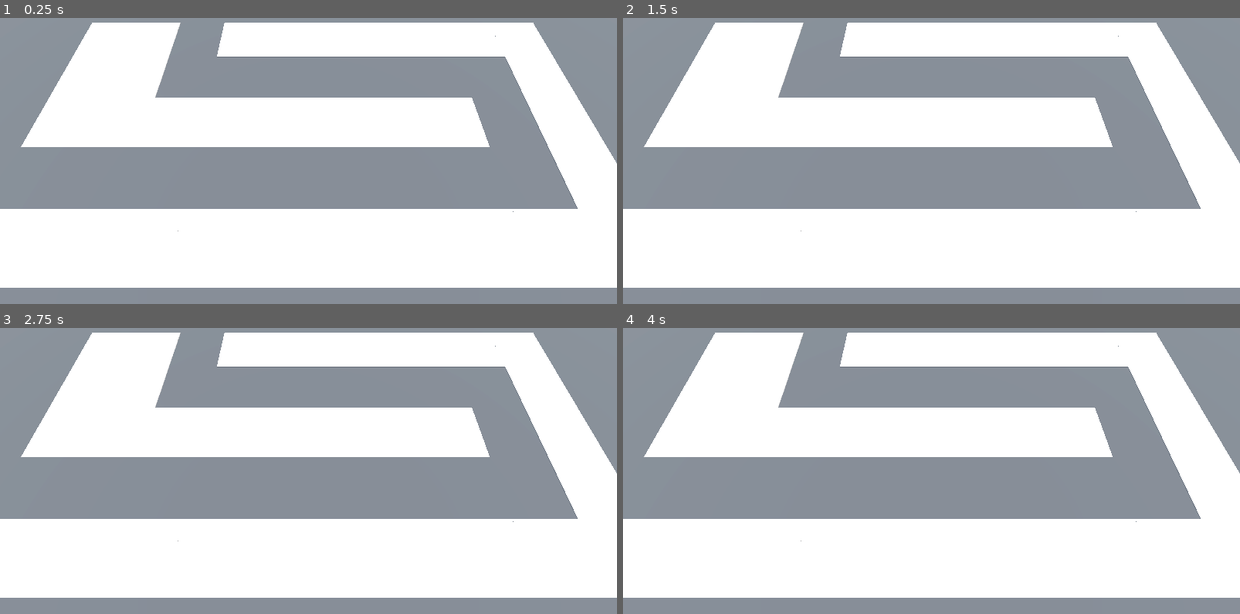
Above: before the commit, frames 1-4 (two rows, left to right).
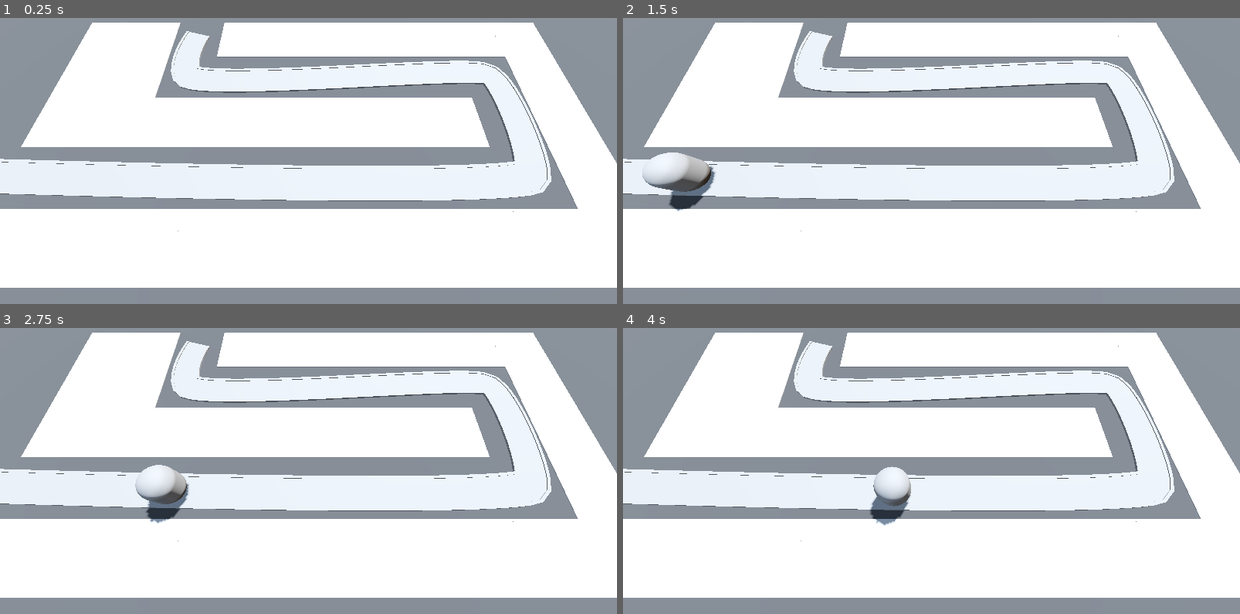
Above: after the commit, the same moments.

Repository: e-cornwell/Barbarian-Blaster
Game: Godot game, scene res://BaseLevel.tscn
Two runs of this game, one before a commit and one after it. Both use one fixed random seed, a clock stepped at 60 frames per second and the inputs below. Before the commit the project has no main scene; this scene is started directly in both runs.
Inputs:
- Up to frame 1 (0.25 s): no input
- Up to frame 2 (1.5 s): no input
- Up to frame 3 (2.75 s): no input
- Up to frame 4 (4 s): no input

The runs differ from the first frame. In frame 1, 17% of the frame differs, in the area x 0-90%, y 4-65%; in frame 2, 18%; in frame 3, 18%; in frame 4, 18%, in the area x 0-90%, y 4-70%.

Commit message:
Finished path and enemy movement

Diff:
--- a/BaseLevel.tscn
+++ b/BaseLevel.tscn
@@ -1,6 +1,7 @@
-[gd_scene load_steps=6 format=3 uid="uid://cqttcl1n2ccp"]
+[gd_scene load_steps=8 format=3 uid="uid://cqttcl1n2ccp"]
 
 [ext_resource type="MeshLibrary" uid="uid://cp163ejsu4moa" path="res://MeshLibraries/SpaceLibrary.tres" id="1_lvb7b"]
+[ext_resource type="PackedScene" uid="uid://bfkwa16q8smuc" path="res://Enemy/enemy.tscn" id="2_5x8ra"]
 
 [sub_resource type="ProceduralSkyMaterial" id="ProceduralSkyMaterial_dq0bh"]
 sky_horizon_color = Color(0.662243, 0.671743, 0.686743, 1)
@@ -17,6 +18,13 @@
 
 [sub_resource type="StandardMaterial3D" id="StandardMaterial3D_lvb7b"]
 albedo_color = Color(0.266667, 0.266667, 0.266667, 1)
+
+[sub_resource type="Curve3D" id="Curve3D_lvb7b"]
+_data = {
+"points": PackedVector3Array(0, 0, 0, 0, 0, 0, -22.5771, 0, 5.93078, -0.819839, 0, 1.20586, 0.819839, 0, -1.20586, 14.026, 0, 5.90784, 0.897244, 0, 0.979839, -0.897244, 0, -0.979839, 14.0268, 0, -2.14993, 0.95616, 0, 1.62426, -0.95616, 0, -1.62426, -10.0374, 0, -2.09921, 0, 0, 0, 0, 0, 0, -10.0364, 0, -6.57007),
+"tilts": PackedFloat32Array(0, 0, 0, 0, 0)
+}
+point_count = 5
 
 [node name="BaseLevel" type="Node3D"]
 
@@ -42,3 +50,52 @@
 data = {
 "cells": PackedInt32Array(65534, 65534, 1048576, 65535, 65534, 1048576, 0, 65534, 1048576, 65534, 2, 1310720, 65531, 65 …(498 unchanged characters)…
 }
+
+[node name="Path3D" type="Path3D" parent="."]
+curve = SubResource("Curve3D_lvb7b")
+
+[node name="Road" type="CSGPolygon3D" parent="Path3D"]
+polygon = PackedVector2Array(-1, 0, -1, 0.1, 1, 0.1, 1, 0)
+mode = 2
+path_node = NodePath("..")
+path_interval_type = 0
+path_interval = 0.5
+path_simplify_angle = 0.0
+path_rotation = 2
+path_rotation_accurate = false
+path_local = false
+path_continuous_u = true
+path_u_distance = 1.0
+path_joined = false
+
+[node name="LeftEdge" type="CSGPolygon3D" parent="Path3D"]
+polygon = PackedVector2Array(-1.1, 0, -1.1, 0.15, -0.9, 0.15, -0.9, 0)
+mode = 2
+path_node = NodePath("..")
+path_interval_type = 0
+path_interval = 0.5
+path_simplify_angle = 0.0
+path_rotation = 2
+path_rotation_accurate = false
+path_local = false
+path_continuous_u = true
+path_u_distance = 1.0
+path_joined = false
+
+[node name="RightEdge" type="CSGPolygon3D" parent="Path3D"]
+transform = Transform3D(1, 0, 0, 0, 1, 0, 0, 0, 1, -0.000360489, 0, -0.00358152)
+polygon = PackedVector2Array(0.9, 0, 0.9, 0.15, 1.1, 0.15, 1.1, 0)
+mode = 2
+path_node = NodePath("..")
+path_interval_type = 0
+path_interval = 0.5
+path_simplify_angle = 0.0
+path_rotation = 2
+path_rotation_accurate = false
+path_local = false
+path_continuous_u = true
+path_u_distance = 1.0
+path_joined = false
+
+[node name="Enemy" parent="Path3D" instance=ExtResource("2_5x8ra")]
+transform = Transform3D(0.000626499, 0, -0.999966, 0, 1, 0, 0.999966, 0, 0.000626499, -22.5771, 0, 5.93078)
--- /dev/null
+++ b/Enemy/enemy.gd
@@ -0,0 +1,7 @@
+extends PathFollow3D
+
+@export var speed: float = 2.5
+
+# Called every frame. 'delta' is the elapsed time since the previous frame.
+func _process(delta: float) -> void:
+	progress += delta * speed
--- /dev/null
+++ b/Enemy/enemy.tscn
@@ -0,0 +1,17 @@
+[gd_scene load_steps=3 format=3 uid="uid://bfkwa16q8smuc"]
+
+[ext_resource type="Script" uid="uid://dysuqx3yktxsn" path="res://Enemy/enemy.gd" id="1_2pb1h"]
+
+[sub_resource type="CapsuleMesh" id="CapsuleMesh_xjnqo"]
+radius = 1.0
+height = 3.0
+
+[node name="Enemy" type="PathFollow3D"]
+transform = Transform3D(0.000626509, 0, -0.999982, 0, 1, 0, 0.999982, 0, 0.000626509, 0, 0, 0)
+loop = false
+script = ExtResource("1_2pb1h")
+speed = 5.0
+
+[node name="MeshInstance3D" type="MeshInstance3D" parent="."]
+transform = Transform3D(1, 0, 0, 0, 1, 0, 0, 0, 1, 0, 1.5, 0)
+mesh = SubResource("CapsuleMesh_xjnqo")
--- a/project.godot
+++ b/project.godot
@@ -11,6 +11,7 @@
 [application]
 
 config/name="Barbarian Blaster"
+run/main_scene="uid://cqttcl1n2ccp"
 config/features=PackedStringArray("4.4", "Forward Plus")
 config/icon="res://icon.svg"
 
Not shown, added: Enemy/enemy.gd.uid
